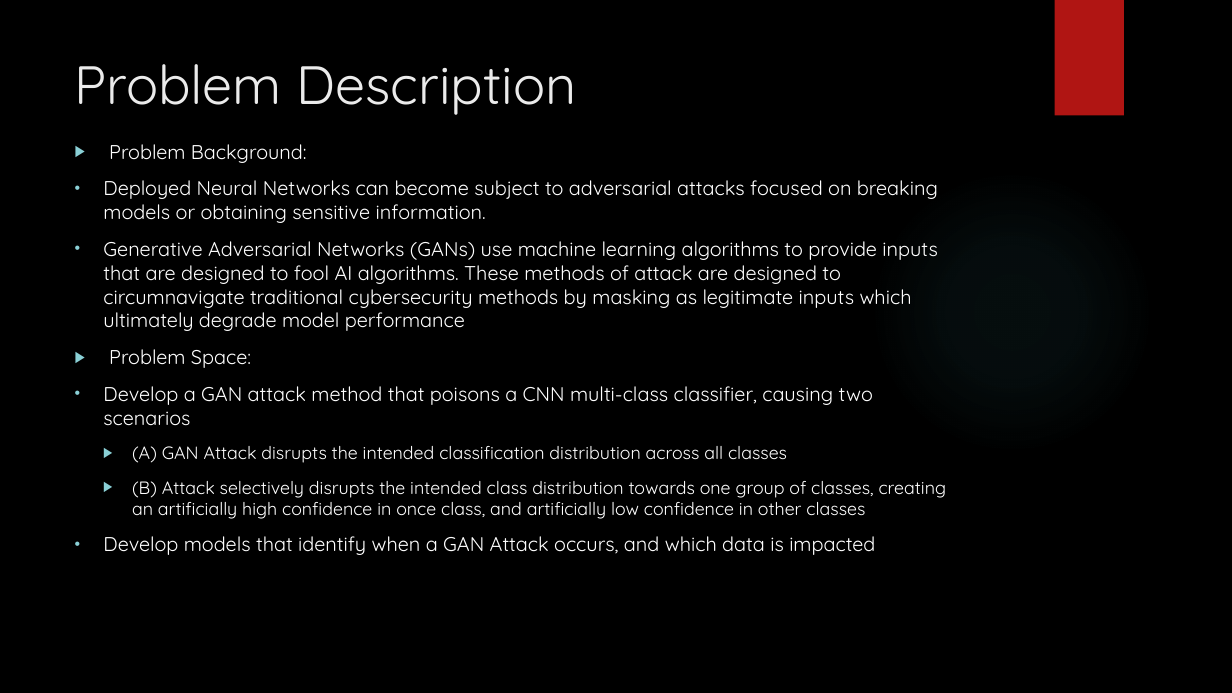
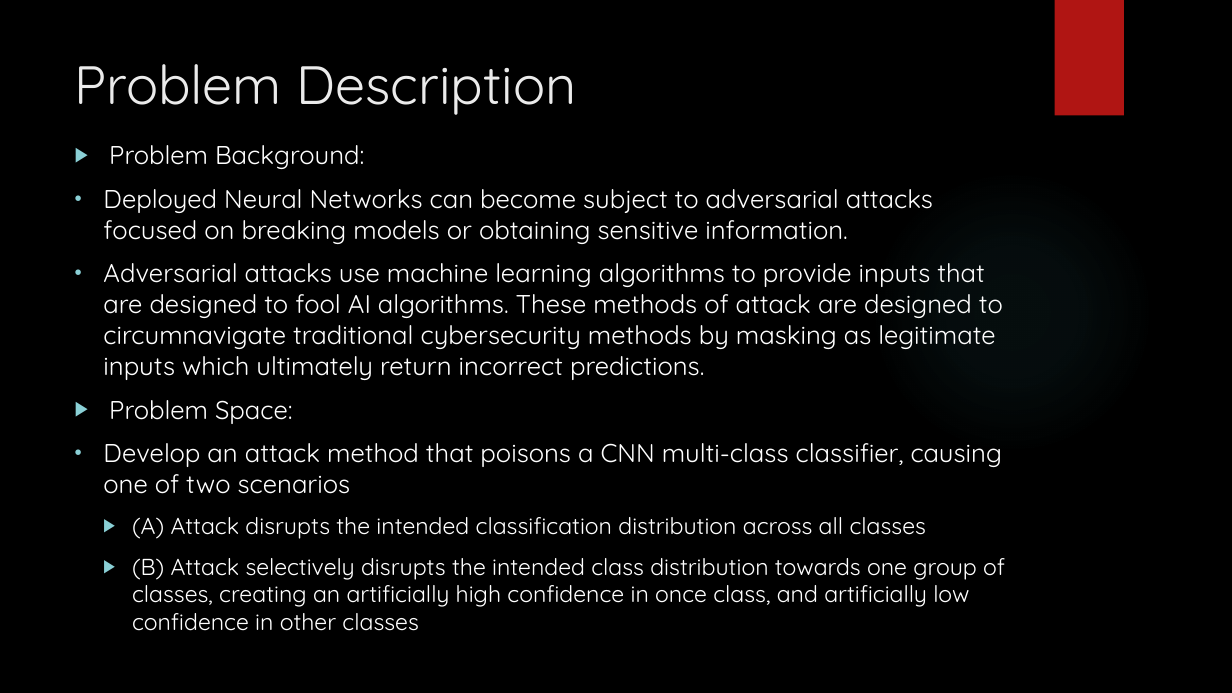
Before and after one commit to sgmurphy00/TOOLS1, a slide deck: slide 3 of Comp4447_Final_Project.pptx. Drawn at 1232x693 pixels with LibreOffice and Linux fonts; fonts in the diff are those of the drawing; background and template pictures are left out. Boxes give left, top, right and bottom in pixels: in the first picture for what was removed or moved away, otherwise in the second. Text is boxed around its words. In the diff, an @@ line names an element or a change of style, - is before the commit and + after.

```diff
--- a/Comp4447_Final_Project.pptx
+++ b/Comp4447_Final_Project.pptx
@@ text at bbox=[103, 145, 1005, 631]: size 15.5 to 20 pt in "Problem Background:", "Deployed Neural Networks can become subject to ...", "Problem Space:"; size 13.9 to 18 pt in "(B) Attack selectively disrupts the intended class ..." @@
@@ text at bbox=[103, 263, 1003, 380]: text changed; size 15.5 to 20 pt @@
-• Generative Adversarial Networks (GANs) use machine learning algorithms to provide inputs that are designed to fool AI algorithms. These methods of attack are designed to circumnavigate traditional cybersecurity methods by masking as legitimate inputs which ultimately degrade model performance
+• Adversarial attacks use machine learning algorithms to provide inputs that are designed to fool AI algorithms. These methods of attack are designed to circumnavigate traditional cybersecurity methods by masking as legitimate inputs which ultimately return incorrect predictions.
@@ text at bbox=[103, 443, 1002, 539]: text changed; size 15.5 to 20 pt @@
-• Develop a GAN attack method that poisons a CNN multi-class classifier, causing two scenarios
-  ▶ (A) GAN Attack disrupts the intended classification distribution across all classes
+• Develop an attack method that poisons a CNN multi-class classifier, causing one of two scenarios
+  ▶ (A) Attack disrupts the intended classification distribution across all classes
@@ text at bbox=[103, 536, 875, 555]: paragraph removed @@
-• Develop models that identify when a GAN Attack occurs, and which data is impacted
```
Also in this commit, not shown: 4 other slides changed, 5 slides added, 1 slide removed.
